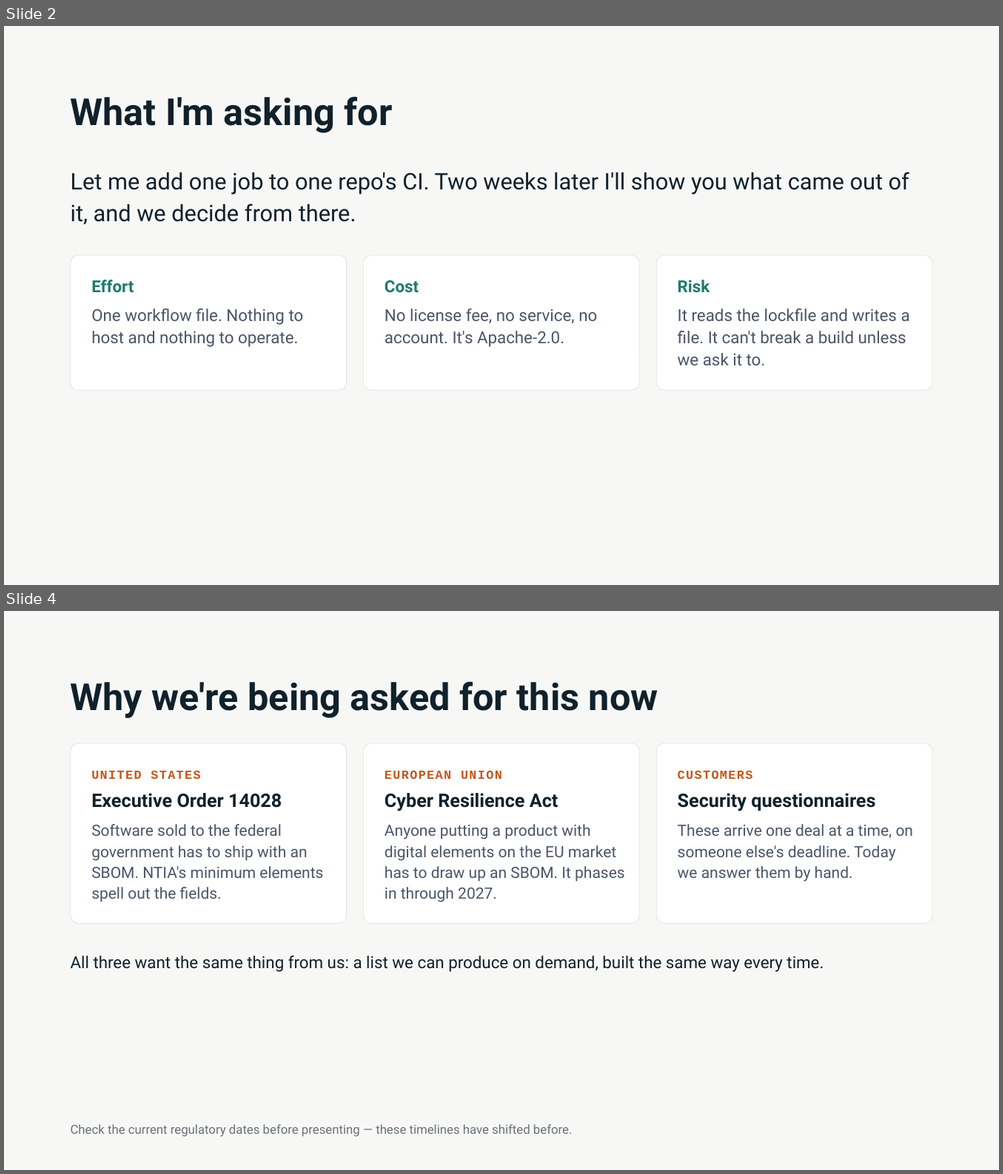
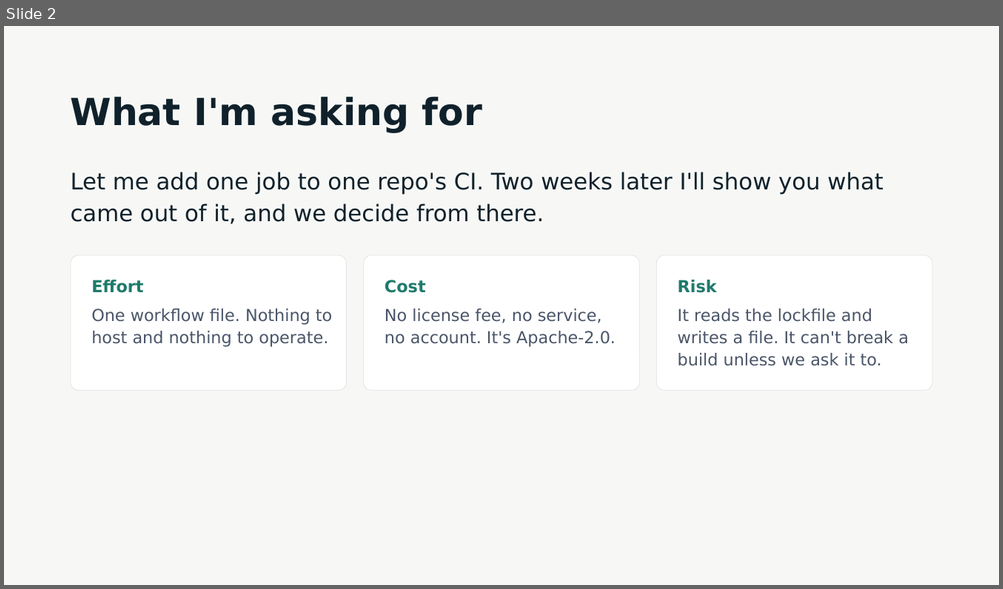
Before and after one commit to aesir-oss/pixi-sbom, a slide deck: docs/presentations/engineering-management/pixi-sbom-engineering.pptx. Shown one above the other, each under a label of ours: slides 2 and 4 before the commit, slide 2 after it; the slides between them are not shown. The pictures are 1003x1174 and 1003x589 pixels, drawn with LibreOffice and Linux fonts; fonts in the diff are those of the drawing. Boxes give left, top, right and bottom in pixels: in the first picture for what was removed or moved away, otherwise in the second. Text is boxed around its words. In the diff, an @@ line names an element or a change of style, - is before the commit and + after.

```diff
--- a/docs/presentations/engineering-management/pixi-sbom-engineering.pptx
+++ b/docs/presentations/engineering-management/pixi-sbom-engineering.pptx
@@ slide 4 removed at [4,611,999,1170], background #F7F8F6 @@
@@ text removed at [71,681,658,718] @@
-Why we're being asked for this now
@@ rounded rectangle removed at [71,743,347,924] @@
@@ rounded rectangle removed at [364,743,640,924] @@
@@ rounded rectangle removed at [656,743,932,924] @@
@@ text removed at [91,770,200,779] @@
-UNITED STATES
@@ text removed at [384,770,502,779] @@
-EUROPEAN UNION
@@ text removed at [677,770,753,779] @@
-CUSTOMERS
@@ text removed at [91,793,282,808] @@
-Executive Order 14028
@@ text removed at [384,793,558,812] @@
-Cyber Resilience Act
@@ text removed at [677,793,875,812] @@
-Security questionnaires
@@ text removed at [91,824,323,903] @@
-Software sold to the federal government has to ship with an SBOM. NTIA's minimum elements spell out the fields.
@@ text removed at [384,824,625,903] @@
-Anyone putting a product with digital elements on the EU market has to draw up an SBOM. It phases in through 2027.
@@ text removed at [677,824,913,882] @@
-These arrive one deal at a time, on someone else's deadline. Today we answer them by hand.
@@ text removed at [71,956,823,972] @@
-All three want the same thing from us: a list we can produce on demand, built the same way every time.
@@ text removed at [71,1125,572,1137] @@
-Check the current regulatory dates before presenting — these timelines have shifted before.
@@ slide 2 changed as well @@
@@ font Roboto to DejaVu Sans in 8 elements at [71,172,883,224], [91,280,143,293], [384,280,426,293], [677,280,717,293], [677,309,908,366], [91,309,332,347], [384,309,615,347], [71,96,482,133] @@
```
Also in this commit, not shown: 10 other slides changed, 1 slide added, 16 other files.
